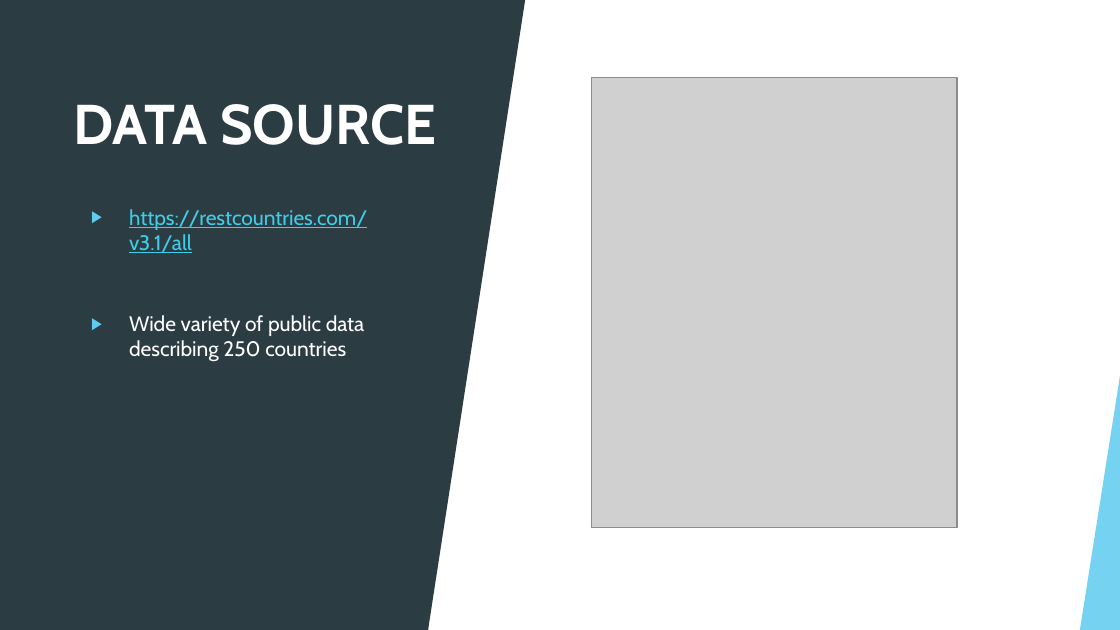
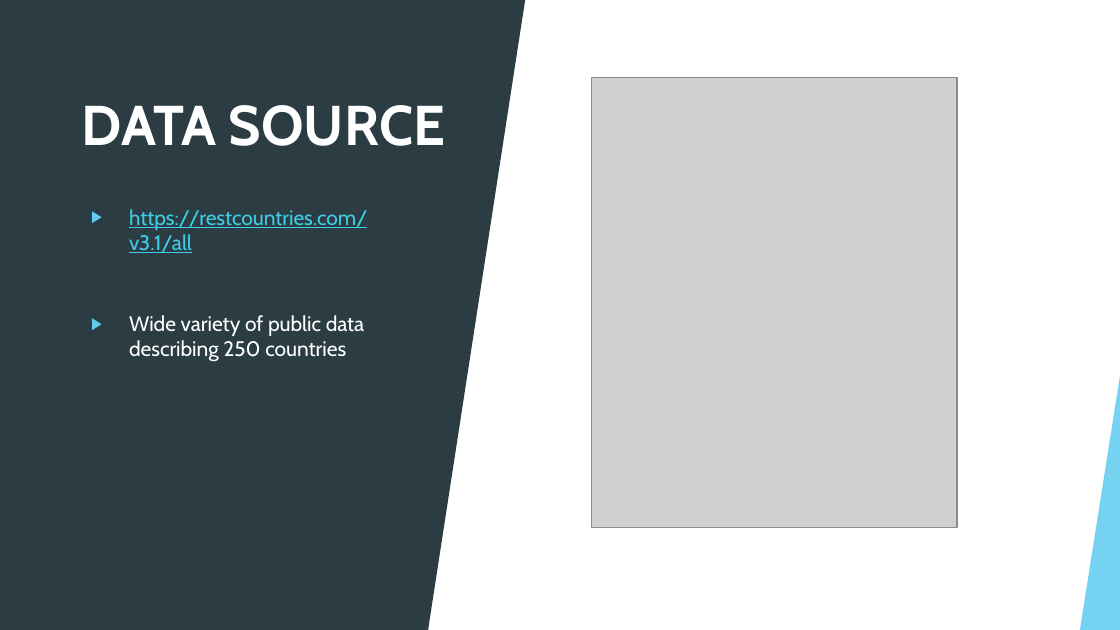
Before and after one commit to nelsonalb/World_Population-Project-3, a slide deck: slide 2 of Project 3- World Data Population.pptx. Drawn at 1120x630 pixels with LibreOffice and Linux fonts; fonts in the diff are those of the drawing; grey boxes stand for pictures. Boxes give left, top, right and bottom in pixels: in the first picture for what was removed or moved away, otherwise in the second. Text is boxed around its words. In the diff, an @@ line names an element or a change of style, - is before the commit and + after.

```diff
--- a/Project 3- World Data Population.pptx
+++ b/Project 3- World Data Population.pptx
@@ title "DATA SOURCE": place and size @@
-title "DATA SOURCE" at (73,104,436,145)
+title "DATA SOURCE" at (82,105,445,146)
```
Also in this commit, not shown: 7 other slides changed, 3 slides added, 2 slides removed.
